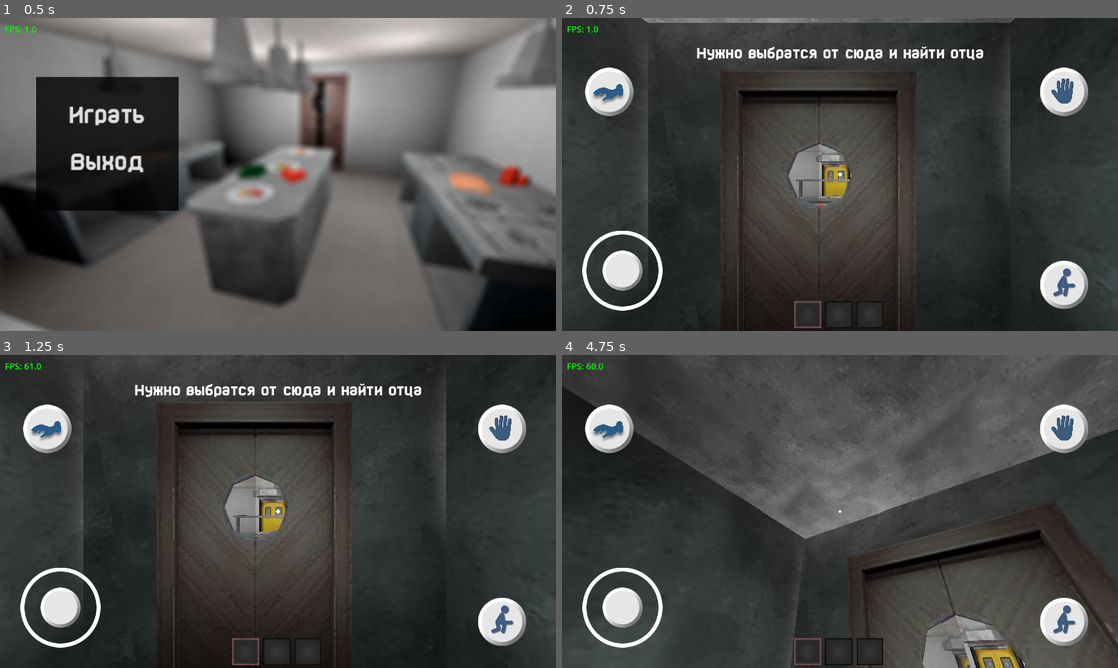
Above: before the commit, frames 1-4 (two rows, left to right).
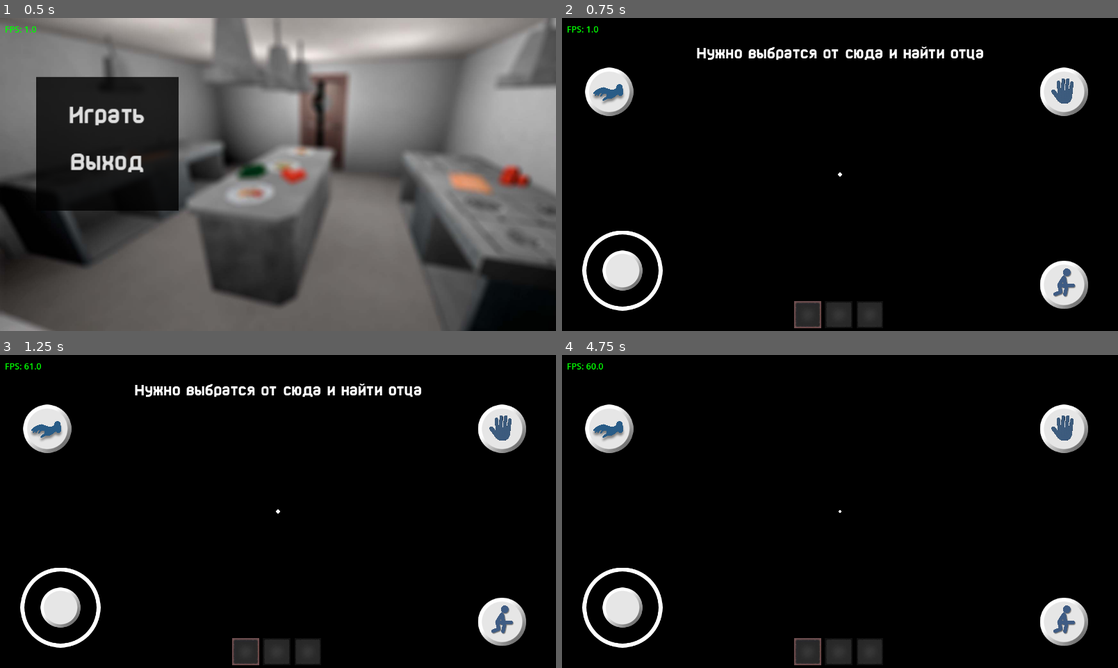
Above: after the commit, the same moments.

Repository: EnotCoder/BadCheff
Game: Godot game, scene res://ACTS/ACTS/menu.tscn
Two runs of this game, one before a commit and one after it. Both use one fixed random seed, a clock stepped at 60 frames per second and the inputs below.
Inputs (mouse positions are in pixels of both pictures, inside the frame that each line leads up to):
- Up to frame 1 (0.5 s): no input
- Up to frame 2 (0.75 s): click "Играть" at 0.5 s
- Up to frame 3 (1.25 s): no input
- Up to frame 4 (4.75 s): move the mouse to (962, 495) at 1.27 s; hold Right (ui_right) 1.28-2 s; tap A (a) at 1.35, 4.35 s; click (962, 495) at 1.42 s; tap D (d) at 1.55, 4.55 s; drag from (728, 527) to (812, 574) at 2.02 s; move the mouse to (895, 442) at 2.77 s; hold Right (ui_right) 2.78-3.5 s; tap S (s) at 2.85 s; click (895, 442) at 2.92 s; tap W (w) at 3.05 s; drag from (812, 574) to (673, 464) at 3.52 s; move the mouse to (1006, 558) at 4.27 s; hold Left (ui_left) from 4.28 s (still down); click (1006, 558) at 4.42 s

Frame 1 is identical in both runs. In frame 2, 93% of the frame differs, in the area x 0-100%, y 0-100%; in frame 3, 92%; in frame 4, 93%.

Commit message:
feat: swap lightmap on lever press (basement lights)

Diff:
--- a/ACTS/ACTS/act_1_prolog.tscn
+++ b/ACTS/ACTS/act_1_prolog.tscn
@@ -2,7 +2,8 @@
 
 [ext_resource type="Script" uid="uid://nhy7hyspqy81" path="res://ACTS/scripts/act_1_prolog.gd" id="1"]
 [ext_resource type="PackedScene" uid="uid://dip7a70gdxdee" path="res://Player/player.tscn" id="2"]
-[ext_resource type="LightmapGIData" uid="uid://d2vwfv55q75t" path="res://ACTS/ACTS/act_1_prolog.lmbake" id="2_chw1t"]
+[ext_resource type="LightmapGIData" uid="uid://y7yke16xouwk" path="res://ACTS/ACTS/act_1_prolog_without_basement.lmbake" id="2_8nyl2"]
+[ext_resource type="LightmapGIData" path="res://ACTS/ACTS/act_1_prolog.lmbake" id="29"]
 [ext_resource type="PackedScene" uid="uid://dt27hoyuh8f0q" path="res://enemy/cheff.tscn" id="3"]
 [ext_resource type="PackedScene" uid="uid://c6n5bfkih0w6s" path="res://act 1 object/prolog/mesh.glb" id="4"]
 [ext_resource type="PackedScene" uid="uid://i51bngfd7dw2" path="res://act 1 object/prolog/up mesh.glb" id="5"]
@@ -177,7 +178,7 @@
 bias = 0.001
 texel_scale = 1.5
 max_texture_size = 8192
-light_data = ExtResource("2_chw1t")
+light_data = ExtResource("2_8nyl2")
 
 [node name="player" parent="." unique_id=1696094556 instance=ExtResource("2")]
 transform = Transform3D(-4.37114e-08, 0, -1, 0, 1, 0, 1, 0, -4.37114e-08, -13.437, -0.812, 0.67925733)
@@ -693,19 +694,6 @@
 
 [node name="VisibilityManager" type="Node3D" parent="." unique_id=1305382429]
 script = ExtResource("27")
-
-[node name="DarkOverlay" type="CanvasLayer" parent="."]
-layer = 10
-visible = false
-
-[node name="ColorRect" type="ColorRect" parent="DarkOverlay"]
-anchors_preset = 15
-anchor_right = 1.0
-anchor_bottom = 1.0
-grow_horizontal = 2
-grow_vertical = 2
-mouse_filter = 2
-color = Color(0, 0, 0, 0.85)
 
 [node name="FPSCounter" type="CanvasLayer" parent="." unique_id=1672235340]
 
--- a/ACTS/scripts/act_1_prolog.gd
+++ b/ACTS/scripts/act_1_prolog.gd
@@ -1,4 +1,6 @@
 extends Node3D
+
+var _lightmap_with_basement: LightmapGIData = preload("res://ACTS/ACTS/act_1_prolog.lmbake")
 
 func _ready() -> void :
 	State.state = State.StateBook.IDLE
@@ -17,11 +19,7 @@
 	RenderingServer.force_draw()
 
 func _on_lever_activated() -> void:
-	$"point light/basement/stairs_1".visible = false
-	$"point light/basement/stairs_2".visible = false
-	$"point light/basement/basement_1".visible = false
-	$"point light/basement/basement_2".visible = false
-	$DarkOverlay.visible = true
+	$LightmapGI.light_data = _lightmap_with_basement
 
 func _on_player_caught() -> void:
 	$player.queue_free()
